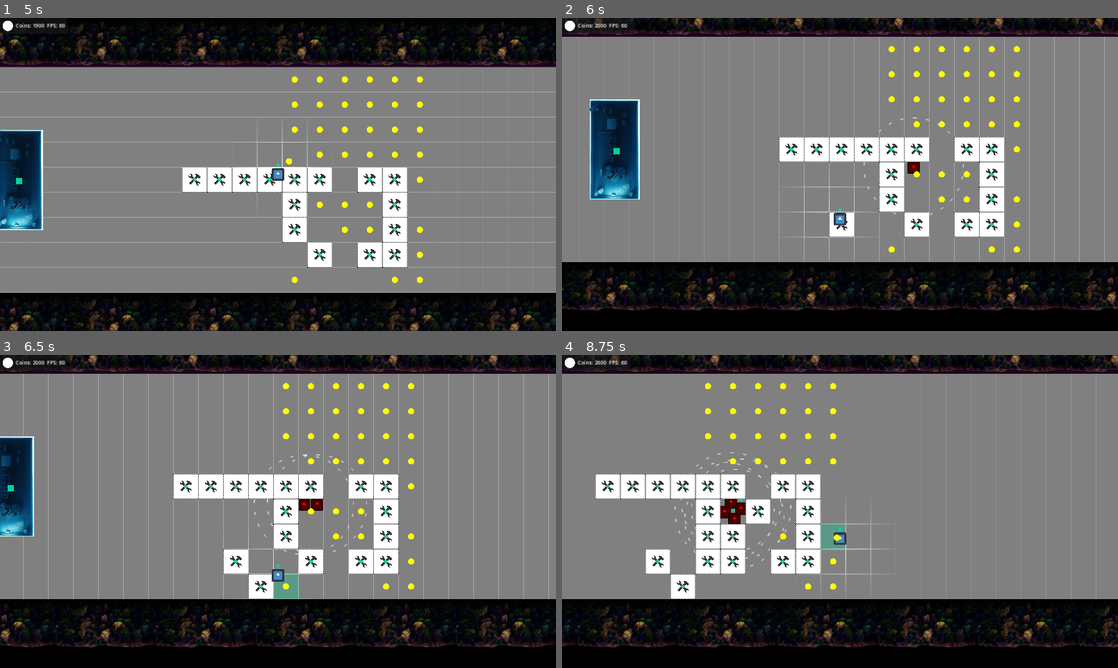
Above: before the commit, frames 1-4 (two rows, left to right).
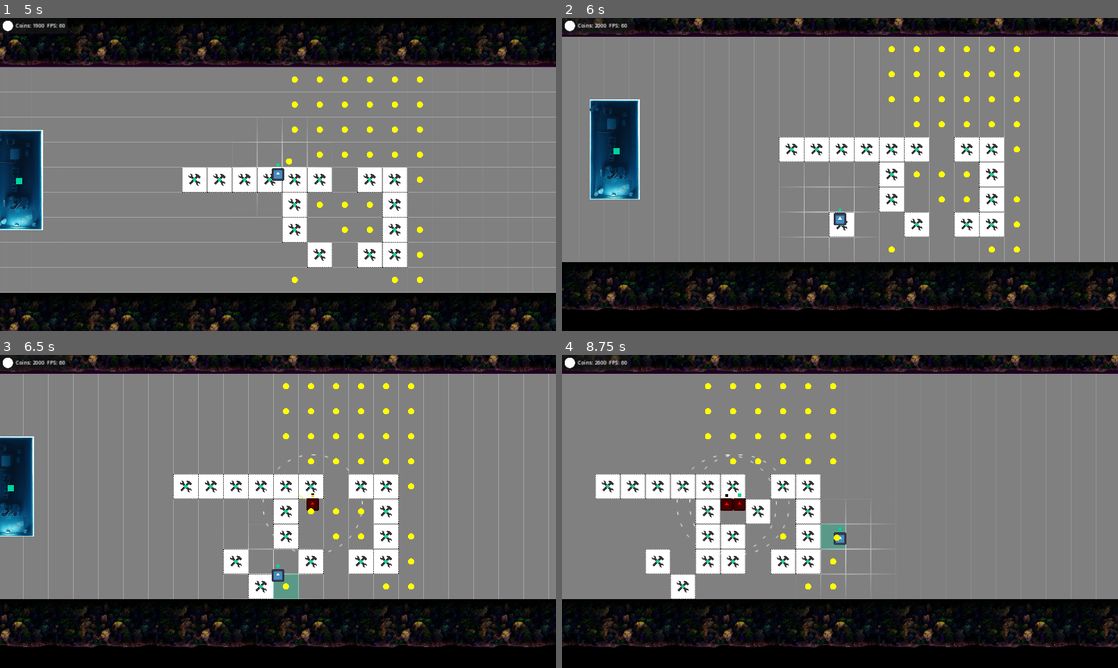
Above: after the commit, the same moments.

Repository: Slushie-Defense/Slushie
Game: Godot game, scene res://Levels/Level1.tscn
Same seed, same stepped clock (60 frames per second), same inputs: the game is played once before the commit and once after it. The engine's default icon, where the game draws it, is replaced by a stand-in: a white triangle on a blue panel in a dark square. Sound files missing from this copy of the repository are replaced by a short silence.
Inputs:
- Up to frame 1 (5 s): tap Enter (ui_accept) at 0.5, 0.6, 0.77, 1.07, 1.35, 1.52, 1.82, 2.1, 2.85, 3.02, 3.32, 3.6, 3.77, 4.07, 4.35, 4.52, 4.82 s; hold Right (ui_right) 0.53-1.28 s; hold Down (ui_down) 1.28-2.03 s; hold Right (ui_right) 2.03-2.78 s; hold Up (ui_up) 2.78-3.53 s; hold Left (ui_left) from 3.53 s (still down)
- Up to frame 2 (6 s): release Left (ui_left) at 5.03 s; hold Down (ui_down) 5.03-5.78 s; tap Enter (ui_accept) at 5.1, 5.85 s; hold Right (ui_right) from 5.78 s (still down)
- Up to frame 3 (6.5 s): keep holding Right (ui_right); tap Enter (ui_accept) at 6.02, 6.32 s
- Up to frame 4 (8.75 s): release Right (ui_right) at 6.53 s; hold Up (ui_up) 6.53-7.28 s; tap Enter (ui_accept) at 6.6, 6.77, 7.07, 7.35, 7.52, 7.82, 8.1 s; hold Right (ui_right) 7.28-8.03 s; hold Down (ui_down) from 8.03 s (still down)

Frame 1 is identical in both runs. In frame 2, 0.1% of the frame differs, in the area x 54-73%, y 31-64%; in frame 3, 0.2%; in frame 4, 0.5%, in the area x 20-42%, y 31-68%.

Commit message:
Weapons Attack But WaveManager is broken

Diff:
--- a/Entities/Managers/BuildingManager/BuildingManager.gd
+++ b/Entities/Managers/BuildingManager/BuildingManager.gd
@@ -82,7 +82,7 @@
 		var structure_node = structure_scene.instantiate()
 		var structure_offset = Vector2(game_grid_cell_size_halved, game_grid_cell_size_halved)
 		structure_node.global_position = structure_position + structure_offset
-		get_tree().get_root().add_child(structure_node)
+		get_tree().get_root().add_child(structure_node) # Add to the main scene
 	else:
 		audio_player.stream = audio_ui_denied
 	# UI Play sound
--- a/Entities/Managers/WaveManager/WaveManager.gd
+++ b/Entities/Managers/WaveManager/WaveManager.gd
@@ -50,7 +50,7 @@
 			var enemy_instance = enemy_scene.instantiate()
 			enemy_instance.position = enemy_info.position
 			print("spawning "+ enemy_info.type + "at " + str(enemy_info.position))
-			add_child(enemy_instance)
+			get_tree().get_root().add_child(enemy_instance)
 			alive_enemies.append(enemy_instance)
 			await get_tree().create_timer(enemy_info.repeat_time).timeout
 	spawning = false
--- a/Entities/Structures/Structure.gd
+++ b/Entities/Structures/Structure.gd
@@ -1,7 +1,6 @@
 extends StaticBody2D
 
 @onready var health : ProgressBar = $Healthbar
-
 @onready var area_2d_collision_shape_2d : CollisionShape2D = $Area2D/CollisionShape2D
 @onready var static_body_2d_collision_shape_2d : CollisionShape2D = $CollisionShape2D
 
--- a/Entities/Structures/Structure.tscn
+++ b/Entities/Structures/Structure.tscn
@@ -1,7 +1,8 @@
-[gd_scene load_steps=6 format=3 uid="uid://ds15dcep7fhyn"]
+[gd_scene load_steps=7 format=3 uid="uid://ds15dcep7fhyn"]
 
 [ext_resource type="Texture2D" uid="uid://dj4usx0levw84" path="res://Sprites/Squares/128x128Construction.png" id="1_5wevt"]
 [ext_resource type="Script" path="res://Entities/Structures/Structure.gd" id="1_pfun1"]
+[ext_resource type="PackedScene" uid="uid://vlnpbl6b074r" path="res://Entities/Weapons/WeaponBase.tscn" id="2_kcknr"]
 [ext_resource type="PackedScene" uid="uid://bvke1fhsiyvft" path="res://Entities/Health/HealthBar.tscn" id="3_7ms35"]
 
 [sub_resource type="RectangleShape2D" id="RectangleShape2D_7lbip"]
@@ -18,6 +19,8 @@
 [node name="CollisionShape2D" type="CollisionShape2D" parent="."]
 shape = SubResource("RectangleShape2D_7lbip")
 
+[node name="WeaponBase" parent="." instance=ExtResource("2_kcknr")]
+
 [node name="Area2D" type="Area2D" parent="."]
 collision_layer = 4
 collision_mask = 13
--- a/Entities/Weapons/WeaponBase.gd
+++ b/Entities/Weapons/WeaponBase.gd
@@ -27,11 +27,11 @@
 # Targeting
 var attack_range : float = 0.0
 var attack_target_position : Vector2 = Vector2(0, 512)
-var attack_damage : int = 10
+var attack_damage : int = 15
 
 # Explosions
-@export var explode_at_target : bool = false
-var explosion_scene = load("res://Entities/Explosion/ExplosionAOE.tscn")
+#@export var explode_at_target : bool = false
+#var explosion_scene = load("res://Entities/Explosion/ExplosionAOE.tscn")
 
 func _ready():
 	shot_delay_timer.wait_time = delay_between_shots
@@ -39,10 +39,10 @@
 
 func _on_shot_delay_timer_timeout():
 	if shot_counter >= shots_before_reload:
-		print("Reload")
+		#print("Reload")
 		reload_weapon()
 	else:
-		print("Fire! " +str(shot_counter))
+		#print("Fire! " +str(shot_counter))
 		fire_weapon()
 
 func _play_reload_sound():
@@ -60,18 +60,22 @@
 
 func fire_weapon():
 	# Fire weapon
-	shot_counter += 1
 	shot_delay_timer.wait_time = delay_between_shots
 	shot_delay_timer.start()
-	# Play sound
-	sound_player.stream = sound_shoot
-	sound_player.play()
 	# Sweep the area
-	find_target_position()
+	var found_target = find_target_position()
+	# If nothing is found. Do not fire, just check again next shot
+	if not found_target:
+		return
 	# Fire the shot
 	fire_ray_cast()
 	# Draw the line
 	draw_line2d(raycast_2d)
+	# Play sound
+	sound_player.stream = sound_shoot
+	sound_player.play()
+	# Count shot
+	shot_counter += 1
 
 func find_target_position():
 	if autotarget_enemy:
@@ -84,6 +88,8 @@
 				# If it hits something it can attack
 				if first_collision_result.has_method("attack"):
 					attack_target_position = first_collision_result.global_position - global_position
+					return true
+	return false
 
 func fire_ray_cast():
 	raycast_2d.target_position = attack_target_position
--- a/Entities/Weapons/WeaponBase.tscn
+++ b/Entities/Weapons/WeaponBase.tscn
@@ -1,15 +1,13 @@
-[gd_scene load_steps=5 format=3 uid="uid://vlnpbl6b074r"]
+[gd_scene load_steps=4 format=3 uid="uid://vlnpbl6b074r"]
 
 [ext_resource type="Script" path="res://Entities/Weapons/WeaponBase.gd" id="1_81enj"]
 [ext_resource type="AudioStream" uid="uid://ba12ewaccblp5" path="res://Entities/Weapons/Sounds/Splat.wav" id="2_uksl7"]
-[ext_resource type="PackedScene" uid="uid://digh6puar70w0" path="res://Entities/Enemy/Enemy.tscn" id="3_gbg1l"]
 
 [sub_resource type="CapsuleShape2D" id="CapsuleShape2D_pyci0"]
 radius = 96.0
 height = 512.0
 
 [node name="WeaponBase" type="Node2D"]
-position = Vector2(300, 400)
 script = ExtResource("1_81enj")
 
 [node name="ShapeCast2D" type="ShapeCast2D" parent="."]
@@ -37,8 +35,4 @@
 width = 2.0
 default_color = Color(0.905882, 0.890196, 0, 1)
 
-[node name="Enemy" parent="." instance=ExtResource("3_gbg1l")]
-position = Vector2(252, 81)
-ai_default_direction = Vector2(0, 0)
-
 [connection signal="timeout" from="ShotDelayTimer" to="." method="_on_shot_delay_timer_timeout"]
